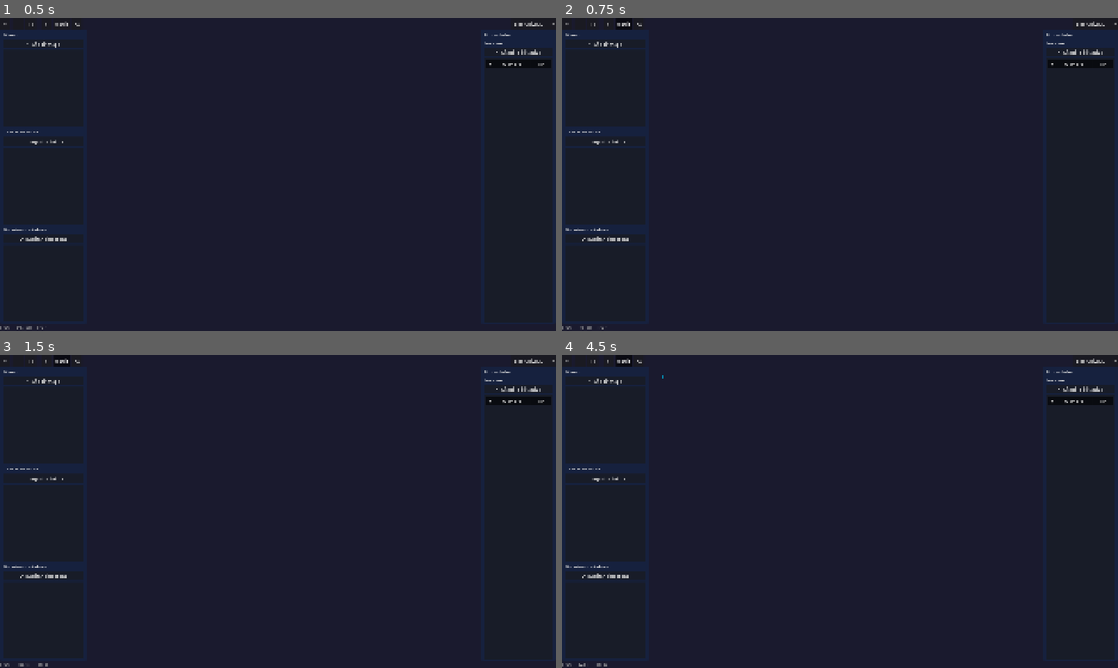
Above: before the commit, frames 1-4 (two rows, left to right).
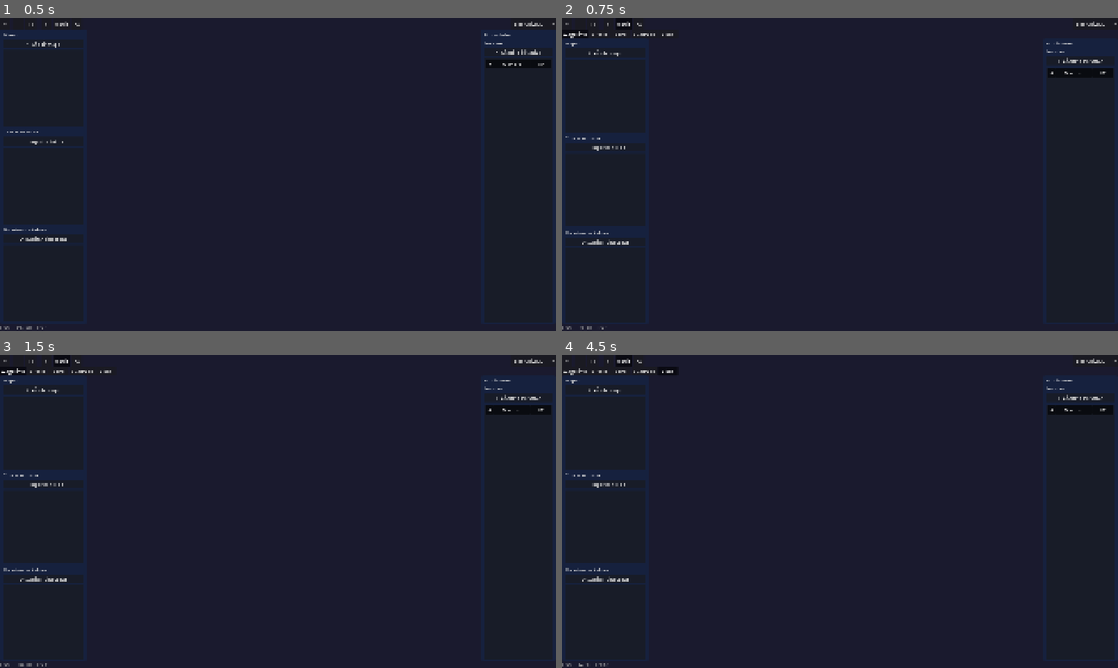
Above: after the commit, the same moments.

Repository: DEVizzent/BattleMapToolkit
Game: Godot game, scene res://scenes/ui/dm_window.tscn
Two runs of this game, one before a commit and one after it. Both use one fixed random seed, a clock stepped at 60 frames per second and the inputs below. This scene is started directly instead of the project's main scene.
Inputs (mouse positions are in pixels of both pictures, inside the frame that each line leads up to):
- Up to frame 1 (0.5 s): no input
- Up to frame 2 (0.75 s): click "Medir" at 0.5 s
- Up to frame 3 (1.5 s): click (11, 370) at 1.25 s, where only the run after the commit has a clickable "Waypoints"
- Up to frame 4 (4.5 s): click (600, 370) at 2 s, where only the run after the commit has a clickable "Circulo"; click (623, 370) at 2.75 s, where only the run after the commit has a clickable "Cono"; click (645, 370) at 3.5 s, where only the run after the commit has a clickable "Cuadrado"; click (667, 370) at 4.25 s, where only the run after the commit has a clickable "Linea"

Frame 1 is identical in both runs. In frame 2, 1.2% of the frame differs, in the area x 0-100%, y 3-100%; in frame 3, 1.2%; in frame 4, 1.3%.

Commit message:
feat(fase12): plantillas de area - toolbar secundaria (12.7-12.10)
- Toolbar secundaria con 5 botones toggle: Waypoints, Circulo, Cono, Cuadrado, Linea
- Visible solo al activar el modo Medir
- Cada plantilla: click A (inicio) + click B (fin)
- Circulo: centro + radio arrastrando
- Cono: origen + 60 grados de apertura arrastrando
- Cuadrado: esquina + esquina opuesta
- Linea: inicio + fin con lineas paralelas
- Preview en tiempo real al arrastrar
- Snap a centros de celda (Shift=libre)
- Escape/right-click cancelan colocacion
- Dibujo en token_layer con relleno semitransparente

4 tests: toolbar, mode switch, circle place, cancel clears

Diff:
--- a/scenes/ui/dm_window.tscn
+++ b/scenes/ui/dm_window.tscn
@@ -116,6 +116,48 @@
 popup/item_2/text = "Seguir turno"
 selected = 0
 
+[node name="MeasureToolbar" type="HBoxContainer" parent="MainVBox"]
+unique_name_in_owner = true
+visible = false
+layout_mode = 2
+theme_override_constants/separation = 4
+
+[node name="MeasureWaypointBtn" type="Button" parent="MainVBox/MeasureToolbar"]
+unique_name_in_owner = true
+layout_mode = 2
+toggle_mode = true
+button_pressed = true
+text = "Waypoints"
+custom_minimum_size = Vector2(70, 28)
+
+[node name="MeasureCircleBtn" type="Button" parent="MainVBox/MeasureToolbar"]
+unique_name_in_owner = true
+layout_mode = 2
+toggle_mode = true
+text = "Circulo"
+custom_minimum_size = Vector2(70, 28)
+
+[node name="MeasureConeBtn" type="Button" parent="MainVBox/MeasureToolbar"]
+unique_name_in_owner = true
+layout_mode = 2
+toggle_mode = true
+text = "Cono"
+custom_minimum_size = Vector2(70, 28)
+
+[node name="MeasureSquareBtn" type="Button" parent="MainVBox/MeasureToolbar"]
+unique_name_in_owner = true
+layout_mode = 2
+toggle_mode = true
+text = "Cuadrado"
+custom_minimum_size = Vector2(70, 28)
+
+[node name="MeasureLineBtn" type="Button" parent="MainVBox/MeasureToolbar"]
+unique_name_in_owner = true
+layout_mode = 2
+toggle_mode = true
+text = "Linea"
+custom_minimum_size = Vector2(70, 28)
+
 [node name="ContentHBox" type="HSplitContainer" parent="MainVBox"]
 layout_mode = 2
 size_flags_horizontal = 3
--- a/scripts/token/token_layer.gd
+++ b/scripts/token/token_layer.gd
@@ -23,6 +23,11 @@
 var _measure_points: Array = []
 var _measure_preview: Vector2 = Vector2.ZERO
 var _measure_has_preview: bool = false
+
+var _templates: Array = []
+var _template_preview_mode: int = -1
+var _template_preview_start: Vector2 = Vector2.ZERO
+var _template_preview_end: Vector2 = Vector2.ZERO
 
 
 func show_drag_ghost(start: Vector2, end: Vector2, distance_text: String, speed_limit_px: float = -1.0) -> void:
@@ -90,6 +95,24 @@
 	_measure_visible = false
 	_measure_has_preview = false
 	_measure_points.clear()
+	queue_redraw()
+
+
+func show_templates(templates: Array) -> void:
+	_templates = templates.duplicate()
+	queue_redraw()
+
+
+func hide_templates() -> void:
+	_templates.clear()
+	_template_preview_mode = -1
+	queue_redraw()
+
+
+func show_template_preview(mode: int, from: Vector2, to: Vector2) -> void:
+	_template_preview_mode = mode
+	_template_preview_start = from
+	_template_preview_end = to
 	queue_redraw()
 
 
@@ -100,6 +123,7 @@
 		draw_rect(_marquee_rect, Color(0.3, 0.7, 1.0, 0.3), false, 1.5)
 	if _measure_visible:
 		_draw_measurement()
+	_draw_templates()
 	if _hover_text != "":
 		_draw_dashed_line(_hover_start, _hover_end, Color(1, 1, 1, 0.3), 1.0)
 		var mid: Vector2 = (_hover_start + _hover_end) / 2.0
@@ -178,3 +202,56 @@
 		pos += unit * seg
 		remaining -= seg
 		draw = not draw
+
+
+func _draw_templates() -> void:
+	var color: Color = Color(0.0, 0.8, 1.0, 0.5)
+	var fill_color: Color = Color(0.0, 0.8, 1.0, 0.1)
+	for tmpl in _templates:
+		var t: Dictionary = tmpl
+		_draw_template_shape(t["type"] as int, t["start"] as Vector2, t["end"] as Vector2, color, fill_color)
+	if _template_preview_mode >= 0:
+		_draw_template_shape(_template_preview_mode, _template_preview_start, _template_preview_end, Color(1.0, 1.0, 1.0, 0.3), Color(1.0, 1.0, 1.0, 0.05))
+
+
+func _draw_template_shape(mode: int, start: Vector2, end: Vector2, line_color: Color, fill: Color) -> void:
+	match mode:
+		0, -1: return
+		1:  # Circle
+			var r: float = start.distance_to(end)
+			draw_circle(start, r, fill)
+			draw_arc(start, r, 0, TAU, 64, line_color, 1.5)
+		2:  # Cone
+			_draw_cone(start, end, line_color, fill)
+		3:  # Square
+			var rect := Rect2(start, end - start).abs()
+			draw_rect(rect, fill)
+			draw_rect(rect, line_color, false, 1.5)
+		4:  # Line
+			var dir_vec := end - start
+			var length: float = dir_vec.length()
+			if length > 0:
+				var perp := Vector2(-dir_vec.y, dir_vec.x).normalized() * 5.0
+				draw_line(start, end, line_color, 2.0)
+				draw_line(start + perp, end + perp, line_color, 1.0)
+				draw_line(start - perp, end - perp, line_color, 1.0)
+
+
+func _draw_cone(origin: Vector2, target: Vector2, line_color: Color, fill: Color) -> void:
+	var dir_vec := target - origin
+	var length: float = dir_vec.length()
+	if length < 1.0:
+		return
+	var angle: float = dir_vec.angle()
+	var half_angle: float = deg_to_rad(30.0)
+	var arc_points: PackedVector2Array = [origin]
+	var steps := 16
+	for i in range(steps + 1):
+		var a: float = angle - half_angle + (2.0 * half_angle) * i / steps
+		arc_points.append(origin + Vector2(cos(a), sin(a)) * length)
+	if fill.a > 0:
+		draw_colored_polygon(arc_points, fill)
+	for i in range(1, arc_points.size() - 1):
+		draw_line(arc_points[i], arc_points[i + 1], line_color, 1.0)
+	draw_line(origin, arc_points[1], line_color, 1.5)
+	draw_line(origin, arc_points[arc_points.size() - 1], line_color, 1.5)
--- a/scripts/ui/dm_window.gd
+++ b/scripts/ui/dm_window.gd
@@ -49,6 +49,13 @@
 @onready var token_library_title: Label = %TokenLibraryTitle
 @onready var refresh_library_btn: Button = %RefreshLibraryBtn
 @onready var token_library: ItemList = %TokenLibrary
+
+@onready var measure_toolbar: HBoxContainer = %MeasureToolbar
+@onready var measure_waypoint_btn: Button = %MeasureWaypointBtn
+@onready var measure_circle_btn: Button = %MeasureCircleBtn
+@onready var measure_cone_btn: Button = %MeasureConeBtn
+@onready var measure_square_btn: Button = %MeasureSquareBtn
+@onready var measure_line_btn: Button = %MeasureLineBtn
 
 @onready var grid_panel: VBoxContainer = %GridPanel
 @onready var grid_cell_size_label: Label = %CellSizeLabel
@@ -111,6 +118,12 @@
 var _library_drag_pending: String = ""
 var _measuring: bool = false
 var _measure_points: Array = []
+var _measure_mode: int = 0
+var _placing_template: bool = false
+var _template_start: Vector2 = Vector2.ZERO
+var _templates: Array = []
+
+enum MeasureMode { WAYPOINTS, CIRCLE, CONE, SQUARE, LINE }
 
 const PlayerWindowScene := preload("res://scenes/player/player_window.tscn")
 
@@ -147,6 +160,11 @@
 	EventBus.token_drag_end.connect(_on_token_drag_end)
 	refresh_library_btn.pressed.connect(_refresh_token_library)
 	get_tree().root.files_dropped.connect(_on_files_dropped)
+	measure_waypoint_btn.pressed.connect(func(): _set_measure_mode(MeasureMode.WAYPOINTS))
+	measure_circle_btn.pressed.connect(func(): _set_measure_mode(MeasureMode.CIRCLE))
+	measure_cone_btn.pressed.connect(func(): _set_measure_mode(MeasureMode.CONE))
+	measure_square_btn.pressed.connect(func(): _set_measure_mode(MeasureMode.SQUARE))
+	measure_line_btn.pressed.connect(func(): _set_measure_mode(MeasureMode.LINE))
 	token_library.set_drag_forwarding(
 		func(pos): return _on_library_get_drag_data(token_library, pos),
 		Callable(),
@@ -224,7 +242,9 @@
 				else:
 					_try_token_context_menu()
 		if event is InputEventMouseMotion:
-			if _measuring:
+			if _measuring and _placing_template:
+				_update_template_preview()
+			elif _measuring:
 				_update_measurement_preview()
 			elif _panning:
 				var cur_pos: Vector2 = _get_viewport_mouse_pos() * viewport_scale
@@ -485,17 +505,64 @@
 func _on_measure_pressed() -> void:
 	_measuring = not _measuring
 	measure_btn.button_pressed = _measuring
+	measure_toolbar.visible = _measuring
 	if _measuring:
 		_measure_points.clear()
+		_placing_template = false
+		_templates.clear()
 		token_layer.show_measurement(_measure_points)
+		_set_measure_mode(MeasureMode.WAYPOINTS)
 		EventBus.measurement_started.emit()
 	else:
 		token_layer.hide_measurement()
+		token_layer.hide_templates()
 		_measure_points.clear()
+		_templates.clear()
 		EventBus.measurement_ended.emit()
 
 
+func _set_measure_mode(mode: int) -> void:
+	_measure_mode = mode
+	measure_waypoint_btn.button_pressed = mode == MeasureMode.WAYPOINTS
+	measure_circle_btn.button_pressed = mode == MeasureMode.CIRCLE
+	measure_cone_btn.button_pressed = mode == MeasureMode.CONE
+	measure_square_btn.button_pressed = mode == MeasureMode.SQUARE
+	measure_line_btn.button_pressed = mode == MeasureMode.LINE
+	_placing_template = false
+	_measure_points.clear()
+	_templates.clear()
+	token_layer.show_measurement([])
+	token_layer.hide_templates()
+
+
+func _handle_template_click() -> void:
+	var pos := _get_token_layer_mouse_pos()
+	if not Input.is_key_pressed(KEY_SHIFT):
+		var grid := GameState.get_current_grid()
+		if grid and grid.size_px > 0:
+			pos = _snap_to_grid(pos, grid.size_px, grid.origin, 1)
+	if not _placing_template:
+		_placing_template = true
+		_template_start = pos
+	else:
+		_placing_template = false
+		_templates.append({"type": _measure_mode, "start": _template_start, "end": pos})
+		token_layer.show_templates(_templates)
+
+
+func _update_template_preview() -> void:
+	var pos := _get_token_layer_mouse_pos()
+	if not Input.is_key_pressed(KEY_SHIFT):
+		var grid := GameState.get_current_grid()
+		if grid and grid.size_px > 0:
+			pos = _snap_to_grid(pos, grid.size_px, grid.origin, 1)
+	token_layer.show_template_preview(_measure_mode, _template_start, pos)
+
+
 func _add_measure_waypoint() -> void:
+	if _measure_mode != MeasureMode.WAYPOINTS:
+		_handle_template_click()
+		return
 	var pos := _get_token_layer_mouse_pos()
 	if not Input.is_key_pressed(KEY_SHIFT):
 		var grid := GameState.get_current_grid()
@@ -507,7 +574,10 @@
 
 func _cancel_measurement() -> void:
 	_measure_points.clear()
+	_placing_template = false
+	_templates.clear()
 	token_layer.show_measurement(_measure_points)
+	token_layer.hide_templates()
 
 
 func _update_measurement_preview() -> void:
--- a/test/test_token/test_token_interaction.gd
+++ b/test/test_token/test_token_interaction.gd
@@ -820,3 +820,43 @@
 	_dm._cancel_measurement()
 	assert_eq(_dm._measure_points.size(), 0, "cancel should clear waypoints")
 	assert_true(_dm._measuring, "cancel should stay in measure mode")
+
+
+func test_measure_toolbar_visible_when_active() -> void:
+	_dm._on_measure_pressed()
+	assert_true(_dm.measure_toolbar.visible)
+	_dm._on_measure_pressed()
+	assert_false(_dm.measure_toolbar.visible)
+
+
+func test_measure_mode_switch() -> void:
+	_dm._on_measure_pressed()
+	_dm._set_measure_mode(_dm.MeasureMode.CIRCLE)
+	assert_true(_dm.measure_circle_btn.button_pressed)
+	assert_false(_dm.measure_waypoint_btn.button_pressed)
+	_dm._set_measure_mode(_dm.MeasureMode.WAYPOINTS)
+	assert_true(_dm.measure_waypoint_btn.button_pressed)
+	_dm._on_measure_pressed()
+
+
+func test_template_place_circle() -> void:
+	_dm._on_measure_pressed()
+	_dm._set_measure_mode(_dm.MeasureMode.CIRCLE)
+	assert_eq(_dm._templates.size(), 0)
+	_dm._handle_template_click()
+	assert_true(_dm._placing_template)
+	_dm._handle_template_click()
+	assert_false(_dm._placing_template)
+	assert_eq(_dm._templates.size(), 1)
+	_dm._on_measure_pressed()
+
+
+func test_template_cancel_clears() -> void:
+	_dm._on_measure_pressed()
+	_dm._set_measure_mode(_dm.MeasureMode.SQUARE)
+	_dm._handle_template_click()
+	_dm._handle_template_click()
+	assert_eq(_dm._templates.size(), 1)
+	_dm._cancel_measurement()
+	assert_eq(_dm._templates.size(), 0)
+	_dm._on_measure_pressed()
